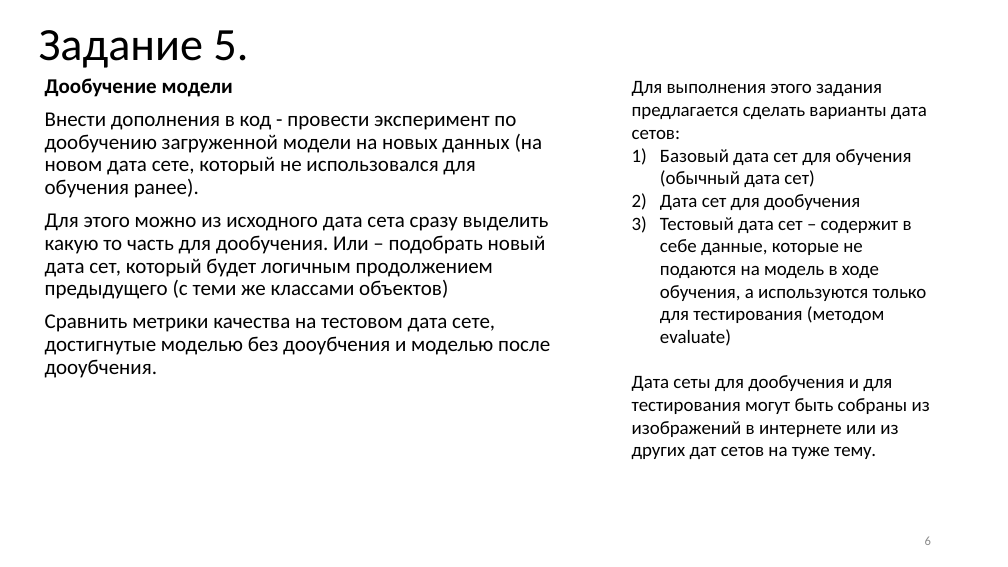
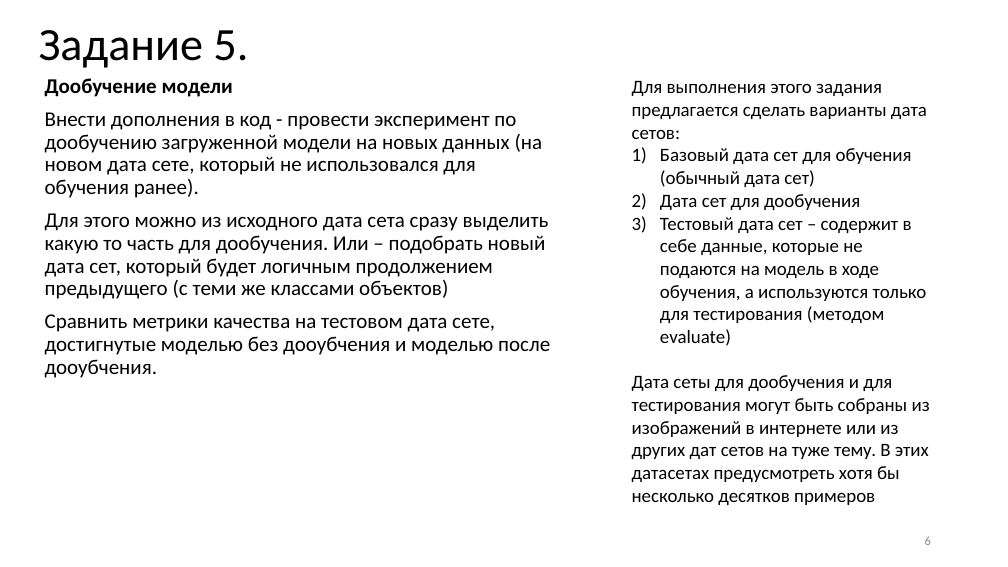
Before and after one commit to itc202/praktik, a slide deck: slide 6 of Нейросети_2024_практические_less2.pptx. Drawn at 1008x567 pixels with LibreOffice and Linux fonts; fonts in the diff are those of the drawing. Boxes give left, top, right and bottom in pixels: in the first picture for what was removed or moved away, otherwise in the second. Text is boxed around its words. In the diff, an @@ line names an element or a change of style, - is before the commit and + after.

```diff
--- a/Нейросети_2024_практические_less2.pptx
+++ b/Нейросети_2024_практические_less2.pptx
@@ text at bbox=[632, 375, 930, 505]: text changed @@
-Дата сеты для дообучения и для тестирования могут быть собраны из изображений в интернете или из других дат сетов на туже тему.
+Дата сеты для дообучения и для тестирования могут быть собраны из изображений в интернете или из других дат сетов на туже тему. В этих датасетах предусмотреть хотя бы несколько десятков примеров
```
Also in this commit, not shown: 4 other slides changed, 1 slide added, 4 slides removed.
